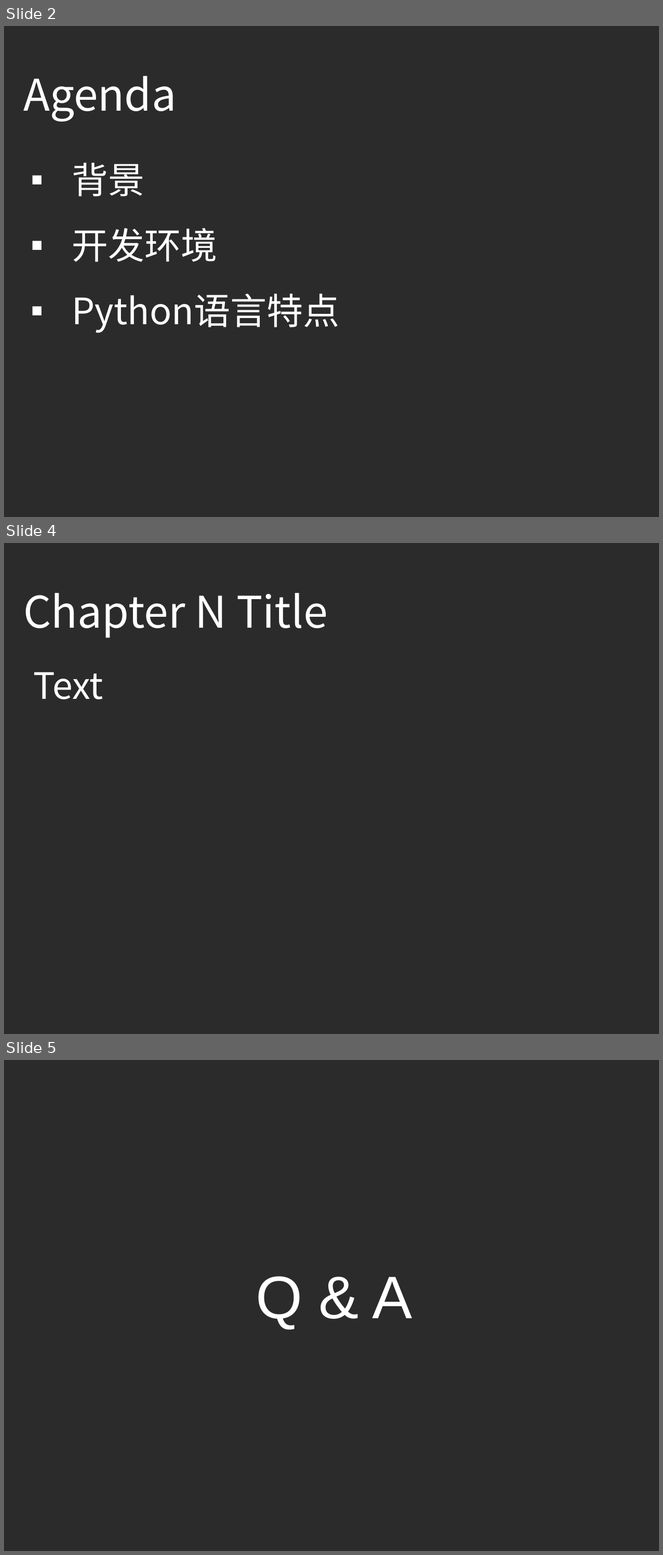
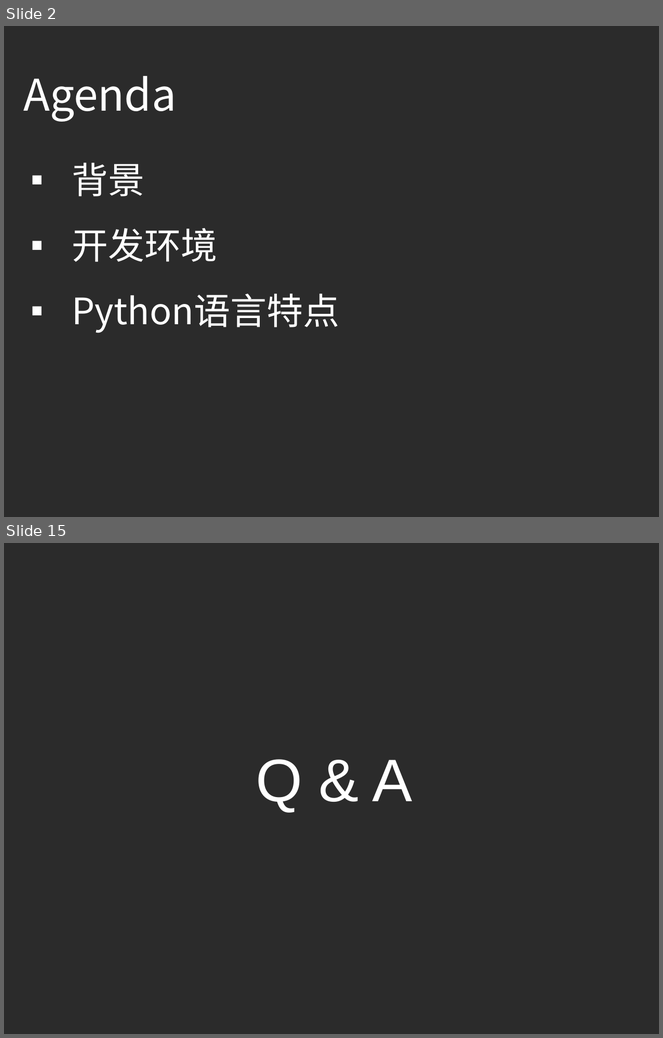
Before and after one commit to ouriris/ml-course, a slide deck: chapter.1/ppt/ML_CH1_Python_Basic.pptx. Shown one above the other, each under a label of ours: slides 2, 4 and 5 before the commit, slides 2 and 15 after it; the slides between them are not shown. The pictures are 663x1555 and 663x1038 pixels, drawn with LibreOffice and Linux fonts; fonts in the diff are those of the drawing; background and template pictures are left out; a plain dark background stands for a picture behind light text. Boxes give left, top, right and bottom in pixels: in the first picture for what was removed or moved away, otherwise in the second. Text is boxed around its words. In the diff, an @@ line names an element or a change of style, - is before the commit and + after.

```diff
--- a/chapter.1/ppt/ML_CH1_Python_Basic.pptx
+++ b/chapter.1/ppt/ML_CH1_Python_Basic.pptx
@@ slide 4 removed at <box>4,543,659,1034</box>, background picture (left out) @@
@@ text removed at <box>23,593,327,638</box> @@
-Chapter N Title
@@ text removed at <box>34,672,103,700</box> @@
-Text
@@ what was slide 5 is now slide 15 @@
```
Also in this commit, not shown: 12 slides added, 1 other slide removed.
